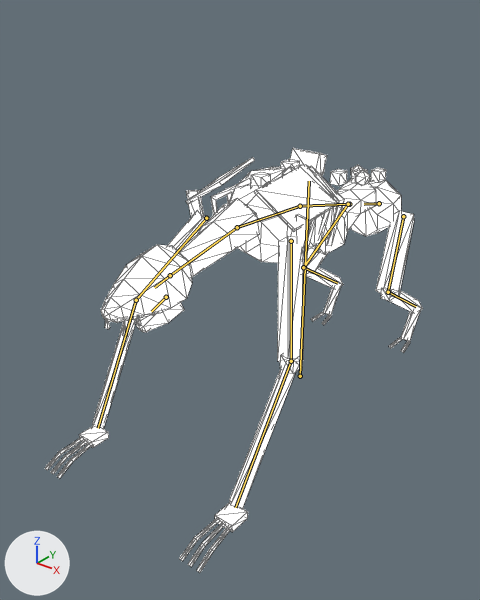
An edit to the glTF model assets/models/creatures/cr_crawler.glb, drawn before and after from the same camera.
The view is the same before and after, from a 50 mm camera at (1.23, -1.92, 1.44) aimed at (-0.05, -0.33, 0.45). The axes (+X, +Y, +Z) are drawn at lower left. The lights are the same throughout. The first picture is the older version. The bones that change, and the others that lie on the model, are drawn over the model as lines. Mesh edges are drawn as thin lines.

Objects in the first picture: 'cr_crawler'.
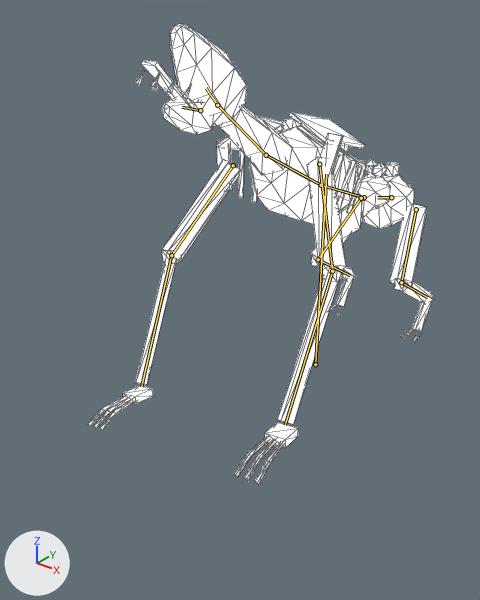
The newer file adds an action. The first version stands in its rest pose; the second is drawn at frame 4 of the action 'hurt'.

What the commit changed:
Bone 'root' (bone_root) moves from (0.0, 0.0, 0.0) to (0.0, 0.0, -0.115).
Bone 'spine' (bone_spine) turns from (0, 0, 0) to (-8, 0, 0) degrees about its own x, y and z.
Bone 'chest' (bone_chest) turns from (0, 0, 0) to (-17, 10, 0) degrees about its own x, y and z.
Bone 'neck' (bone_neck) turns from (0, 0, 0) to (-24, -14, 0) degrees about its own x, y and z.
Bone 'head' (bone_head) turns from (0, 0, 0) to (-14, 0, 10) degrees about its own x, y and z.
Bone 'jaw' (bone_jaw) turns from (0, 0, 0) to (29, 0, 0) degrees about its own x, y and z.
Bone 'upper_arm.L' (bone_upper_arm_l) turns from (0, 0, 0) to (14, 0, 14) degrees about its own x, y and z.
Bone 'upper_arm.R' (bone_upper_arm_r) turns from (0, 0, 0) to (14, 0, -14) degrees about its own x, y and z.

Changed parts and their boxes (x1, y1, x2, y2) in the pictures (480 x 600 px):
'cr_crawler', posed (8% narrower, 8% taller)
    before: (45, 148, 423, 573)
    after: (87, 23, 434, 484)
bone 'root', root to tip
    before: (300, 376) to (309, 181)
    after: (315, 364) to (326, 174)
bone 'spine', root to tip
    before: (349, 204) to (300, 206)
    after: (364, 197) to (321, 185)
bone 'chest', root to tip
    before: (300, 206) to (238, 227)
    after: (321, 185) to (267, 155)
bone 'neck', root to tip
    before: (237, 227) to (170, 275)
    after: (266, 155) to (217, 105)
bone 'head', root to tip
    before: (170, 275) to (154, 287)
    after: (217, 105) to (206, 88)
bone 'jaw', root to tip
    before: (166, 297) to (151, 311)
    after: (200, 110) to (182, 107)
bone 'upper_arm.L', root to tip
    before: (291, 241) to (291, 361)
    after: (319, 164) to (332, 271)
bone 'upper_arm.R', root to tip
    before: (206, 218) to (136, 300)
    after: (233, 165) to (171, 255)
